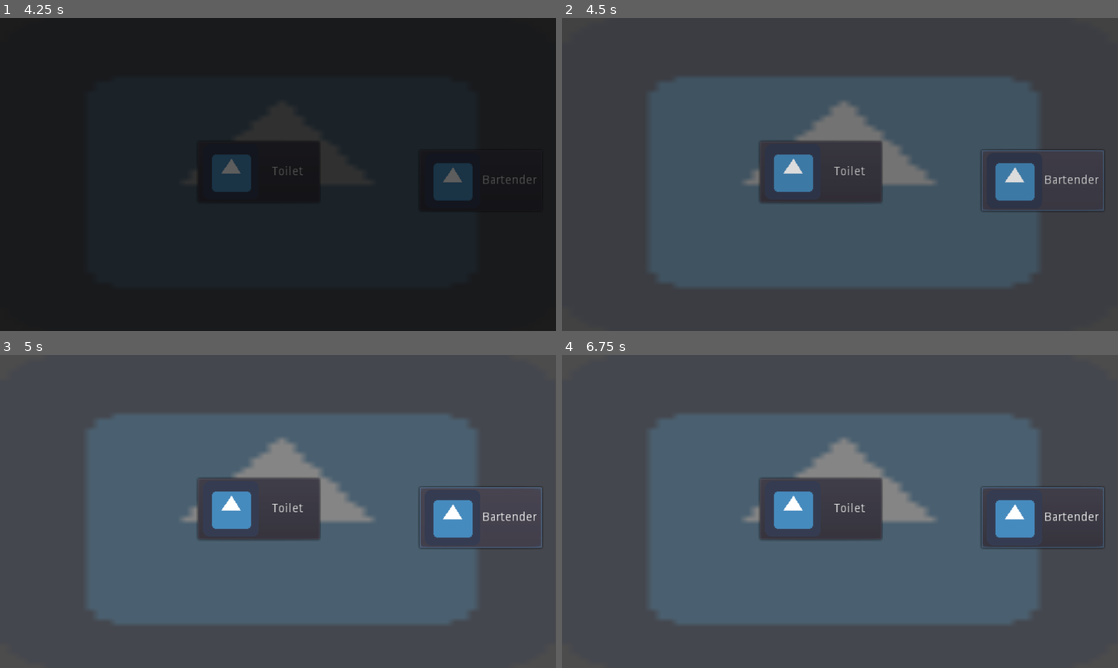
Above: before the commit, frames 1-4 (two rows, left to right).
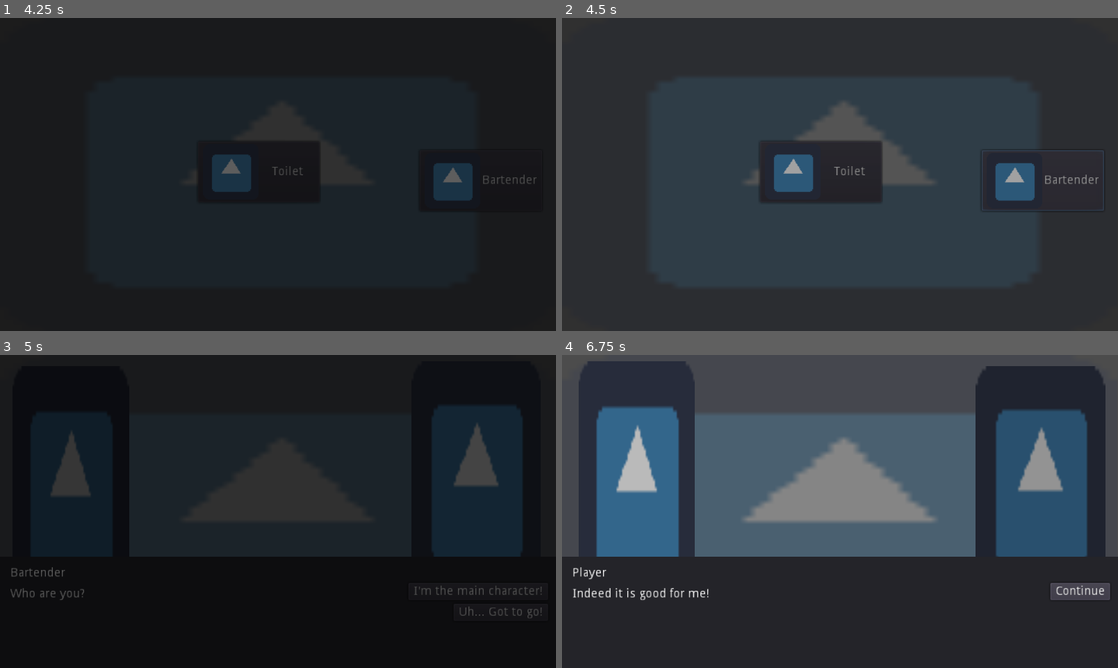
Above: after the commit, the same moments.

Repository: godofgrunts/p-a-c-rpg
Game: Godot game, scene res://scenes/Game.tscn
Same seed, same stepped clock (60 frames per second), same inputs: the game is played once before the commit and once after it. The engine's default icon, where the game draws it, is replaced by a stand-in: a white triangle on a blue panel in a dark square.
Inputs (mouse positions are in pixels of both pictures, inside the frame that each line leads up to):
- Up to frame 1 (4.25 s): click "Town 1" at 0.5 s; click "Market" at 1.25 s; click "Town Hall" at 2 s; click "Inn" at 2.75 s; click "Pub" at 3.5 s
- Up to frame 2 (4.5 s): click "Bartender" at 4.25 s
- Up to frame 3 (5 s): no input
- Up to frame 4 (6.75 s): click (1040, 592) at 5 s, where only the run after the commit has a clickable "I'm the main character!"; click (1079, 592) at 5.75 s, where only the run after the commit has a clickable "Continue"; click (1079, 592) at 6.5 s, where only the run after the commit has a clickable "Continue"

Frame 1 is identical in both runs. In frame 2, 41% of the frame differs, in the area x 16-98%, y 19-86%; in frame 3, 97%, in the area x 0-100%, y 0-100%; in frame 4, 66%.

Commit message:
Added Dialogue scene and example.

Diff:
--- /dev/null
+++ b/dialogues/town1/dialogue_1.json
@@ -0,0 +1,59 @@
+{
+	"Force" : 0,
+	"Random": 0,
+	"Nodes" :
+	 [
+
+		{
+			"id"      : 0,
+            "name"    : "Bartender",
+            "is_player" : 0,
+			"text"    : "Who are you?",
+			"next_id" : 1,
+            "choices" :
+            [
+
+				{
+					"text"    : "I'm the main character!",
+					"next_id" : 1
+				},
+
+				{
+					"text"    : "Uh... Got to go!",
+					"next_id" : -1
+				}
+			]
+        },
+
+		{
+			"id"        : 1,
+            "name"      : "Player",
+            "is_player" : 1,
+			"text"    : "I'm the player!",
+			"next_id" : 2,
+			"choices" : []
+
+		},
+
+		{
+			"id"      : 2,
+            "name"    : "Bartender",
+            "is_player" : 0,
+			"text"    : "Good for you!",
+			"next_id" : 3,
+			"choices" : []
+        },
+
+		{
+			"id"      : 3,
+            "name"    : "Player",
+            "is_player" : 1,
+			"text"    : "Indeed it is good for me!",
+			"next_id" : -1,
+			"choices" : []
+		}
+
+
+	]
+
+}
--- /dev/null
+++ b/scenes/UI/Dialogue.tscn
@@ -0,0 +1,148 @@
+[gd_scene load_steps=5 format=2]
+
+[ext_resource path="res://scripts/controls/dialogue_manager.gd" type="Script" id=1]
+[ext_resource path="res://icon.png" type="Texture" id=2]
+
+[sub_resource type="Animation" id=2]
+length = 0.3
+tracks/0/type = "value"
+tracks/0/path = NodePath("Player:self_modulate")
+tracks/0/interp = 2
+tracks/0/loop_wrap = true
+tracks/0/imported = false
+tracks/0/enabled = true
+tracks/0/keys = {
+"times": PoolRealArray( 0, 0.3 ),
+"transitions": PoolRealArray( 1, 1 ),
+"update": 0,
+"values": [ Color( 1, 1, 1, 1 ), Color( 0.309804, 0.309804, 0.309804, 1 ) ]
+}
+tracks/1/type = "value"
+tracks/1/path = NodePath("Player:position")
+tracks/1/interp = 2
+tracks/1/loop_wrap = true
+tracks/1/imported = false
+tracks/1/enabled = true
+tracks/1/keys = {
+"times": PoolRealArray( 0, 0.3 ),
+"transitions": PoolRealArray( 1, 1 ),
+"update": 0,
+"values": [ Vector2( 25, 0 ), Vector2( 8, 20 ) ]
+}
+
+[sub_resource type="Animation" id=3]
+resource_name = "npc_fade"
+length = 0.3
+tracks/0/type = "value"
+tracks/0/path = NodePath("NPC:position")
+tracks/0/interp = 2
+tracks/0/loop_wrap = true
+tracks/0/imported = false
+tracks/0/enabled = true
+tracks/0/keys = {
+"times": PoolRealArray( 0, 0.3 ),
+"transitions": PoolRealArray( 1, 1 ),
+"update": 0,
+"values": [ Vector2( 470, 0 ), Vector2( 480, 20 ) ]
+}
+tracks/1/type = "value"
+tracks/1/path = NodePath("NPC:self_modulate")
+tracks/1/interp = 2
+tracks/1/loop_wrap = true
+tracks/1/imported = false
+tracks/1/enabled = true
+tracks/1/keys = {
+"times": PoolRealArray( 0, 0.3 ),
+"transitions": PoolRealArray( 1, 1 ),
+"update": 0,
+"values": [ Color( 1, 1, 1, 1 ), Color( 0.309804, 0.309804, 0.309804, 1 ) ]
+}
+
+[node name="Dialogue" type="Control"]
+anchor_right = 1.0
+anchor_bottom = 1.0
+script = ExtResource( 1 )
+file_name = "res://dialogues/town1/dialogue_1.json"
+
+[node name="Player" type="Sprite" parent="."]
+self_modulate = Color( 0.309804, 0.309804, 0.309804, 1 )
+position = Vector2( 8, 20 )
+scale = Vector2( 2.09851, 4.40271 )
+texture = ExtResource( 2 )
+centered = false
+
+[node name="NPC" type="Sprite" parent="."]
+self_modulate = Color( 0.309804, 0.309804, 0.309804, 1 )
+position = Vector2( 480, 20 )
+scale = Vector2( 2.32625, 4.21516 )
+texture = ExtResource( 2 )
+centered = false
+
+[node name="AnimationPlayer" type="AnimationPlayer" parent="."]
+anims/player_fade = SubResource( 2 )
+
+[node name="AnimationNPC" type="AnimationPlayer" parent="."]
+anims/npc_fade = SubResource( 3 )
+
+[node name="DialogueUI" type="Panel" parent="."]
+margin_top = 232.0
+margin_right = 640.0
+margin_bottom = 360.0
+
+[node name="DialogueName" type="RichTextLabel" parent="DialogueUI"]
+margin_left = 12.0
+margin_top = 12.0
+margin_right = 628.0
+margin_bottom = 27.0
+rect_min_size = Vector2( 616, 15 )
+text = "Sir Rupert Bartholomew III"
+
+[node name="DialogueText" type="RichTextLabel" parent="DialogueUI"]
+margin_left = 12.0
+margin_top = 36.0
+margin_right = 557.0
+margin_bottom = 116.0
+rect_min_size = Vector2( 545, 80 )
+text = "Hello World! Here be some text!"
+
+[node name="Control" type="Control" parent="DialogueUI"]
+margin_left = 564.0
+margin_top = 30.0
+margin_right = 628.0
+margin_bottom = 110.0
+rect_min_size = Vector2( 64, 80 )
+
+[node name="DialogueButton" type="Button" parent="DialogueUI/Control"]
+margin_right = 67.0
+margin_bottom = 20.0
+grow_horizontal = 0
+grow_vertical = 0
+rect_min_size = Vector2( 64, 20 )
+text = "Choice 1"
+
+[node name="DialogueButton2" type="Button" parent="DialogueUI/Control"]
+margin_top = 24.0
+margin_right = 67.0
+margin_bottom = 44.0
+grow_horizontal = 0
+grow_vertical = 0
+rect_min_size = Vector2( 64, 20 )
+text = "Choice 2"
+
+[node name="DialogueButton3" type="Button" parent="DialogueUI/Control"]
+margin_top = 48.0
+margin_right = 67.0
+margin_bottom = 68.0
+grow_horizontal = 0
+grow_vertical = 0
+rect_min_size = Vector2( 64, 20 )
+text = "Choice 3"
+
+[node name="DialogueButton4" type="Button" parent="DialogueUI/Control"]
+margin_top = 72.0
+margin_right = 67.0
+margin_bottom = 92.0
+grow_horizontal = 0
+grow_vertical = 0
+rect_min_size = Vector2( 64, 20 )
+text = "Choice 4"
--- a/scenes/maps/Town1Pub.tscn
+++ b/scenes/maps/Town1Pub.tscn
@@ -1,8 +1,9 @@
-[gd_scene load_steps=4 format=2]
+[gd_scene load_steps=5 format=2]
 
 [ext_resource path="res://scripts/controls/world_controller.gd" type="Script" id=1]
 [ext_resource path="res://icon.png" type="Texture" id=2]
-[ext_resource path="res://scenes/transitions/TransAnimations.tscn" type="PackedScene" id=3]
+[ext_resource path="res://scripts/controls/travel_button.gd" type="Script" id=3]
+[ext_resource path="res://scenes/transitions/TransAnimations.tscn" type="PackedScene" id=4]
 
 [node name="Town1Pub" type="Control"]
 anchor_right = 1.0
@@ -29,6 +30,8 @@
 margin_bottom = 222.0
 text = "Bartender"
 icon = ExtResource( 2 )
+script = ExtResource( 3 )
+SceneToGoTo = "res://scenes/maps/Town1PubBartender.tscn"
 
 [node name="Town1PubToilet" type="Button" parent="Locations"]
 margin_left = 228.0
--- /dev/null
+++ b/scenes/maps/Town1PubBartender.tscn
@@ -0,0 +1,21 @@
+[gd_scene load_steps=5 format=2]
+
+[ext_resource path="res://scripts/controls/world_controller.gd" type="Script" id=1]
+[ext_resource path="res://icon.png" type="Texture" id=2]
+[ext_resource path="res://scenes/transitions/TransAnimations.tscn" type="PackedScene" id=3]
+[ext_resource path="res://scenes/UI/Dialogue.tscn" type="PackedScene" id=4]
+
+[node name="Town1PubBartender" type="Control"]
+anchor_right = 1.0
+anchor_bottom = 1.0
+script = ExtResource( 1 )
+
+[node name="icon" type="Sprite" parent="."]
+self_modulate = Color( 1, 1, 1, 0.317647 )
+scale = Vector2( 9.98438, 5.64062 )
+texture = ExtResource( 2 )
+centered = false
+
+[node name="TransAnimations" parent="." instance=ExtResource( 3 )]
+
+[node name="Dialogue" parent="." instance=ExtResource( 4 )]
--- /dev/null
+++ b/scripts/controls/dialogue_manager.gd
@@ -0,0 +1,155 @@
+#----NOTES:
+#--Curent script supports up to 4 possible answers, if you need more make sure to set up the buttons and
+#change the number acordingly at the clamp() function
+#--Conditionals are not Implemented, if you need conditionals concider the solution found at:
+# https://godotengine.org/asset-library/asset/273
+#--This is a very simple demo, made for people getting started with json parsing / graph traversing
+#--The setup of this graph traversion is perfect for loops and jumping around, but due to the free form
+#of the json format and id tracking you could get mixed up quite fast, quite easily, if you need a really
+#intricate dialogue mapping it out on papper or drawing software is advised
+#--Force and Random are stored as a common typecast int->bool (where 0 == false else true)
+
+#----HOW TO----#
+#-- Get a reference of the script in whatever way you prefer
+#-- Use LoadFile(string x) and pass it the name of the dialogue file you want loaded (IMPORTANT: path and extension are already set, do not add the .json extension)
+#-- Call StartDialogue() whenever you want the dialogue to start
+#-- The rest is handled in the script already , and the buttons are updated dynamicly.
+
+extends Control
+
+#---File---#
+export (String, FILE, "*.json") var file_name  # You could pass a new file here on area body enter or whenever you feel like
+var nodes # containes all the nodes of the current dialogue
+
+
+#----DATA (from file)-----#
+var curent_node_id = -1 # handles the current node we are traversing Note: -1 exits the dialogue
+var curent_node_name # name of the speaker
+var curent_node_text # dialogue text
+var curent_node_next_id # connect to the next node Note: ignored if curent_node_choices has things inside
+var curent_node_choices = [] # If you want more than one possible answear, you should fill this up
+var is_player
+
+var force = false # force start the dialogue
+var random = false # Start from random node
+
+#------UI--------#
+onready var dialogueText = $DialogueUI/DialogueText
+onready var dialoguePanel = $DialogueUI #Less rewritting if you want to move the script to another object
+onready var dialogueName = $DialogueUI/DialogueName
+onready var dialogueButtons = [$DialogueUI/Control/DialogueButton,$DialogueUI/Control/DialogueButton2,$DialogueUI/Control/DialogueButton3,$DialogueUI/Control/DialogueButton4]
+onready var player = $Player
+onready var npc = $NPC
+onready var anim_player = $AnimationPlayer
+onready var anim_npc = $AnimationNPC
+
+
+
+func _ready():
+	rand_seed(OS.get_unix_time())
+	#----HERE FOR PREVIEW----#
+	LoadFile(file_name)
+	StartDialogue()
+
+
+func LoadFile(fname):
+	file_name = fname
+	var file = File.new()
+	if file.file_exists(file_name):
+		file.open(file_name, file.READ)
+		var json_result = parse_json(file.get_as_text())
+		force = bool(json_result["Force"])
+		random = bool(json_result["Random"])
+		curent_node_id = 0
+		nodes = json_result["Nodes"]
+
+	else:
+		print("Dialogue: File Open Error")
+	file.close()
+	if force:
+		StartDialogue()
+
+#-----Traversing Graph-----#
+func StartDialogue():
+	if nodes:
+		if random:
+			var temp = []
+			for x in nodes:
+				temp.append(x["id"])
+			curent_node_id = temp[randi()%temp.size()]
+		else:
+			curent_node_id = 0
+		HandleNode()
+	else:
+		print("Dialogue: Could not Find Nodes")
+
+func EndDialogue():
+	curent_node_id = -1
+	WorldState.previous_scene.pop_back()
+	SignalManager.emit_signal("change_scene", WorldState.previous_scene[-1])
+
+func NextNode(id):
+	curent_node_id = id
+	HandleNode()
+
+#----Handle Current Node-----#
+func HandleNode():
+	if curent_node_id < 0 :
+		EndDialogue()
+	else:
+		if !GrabNode(curent_node_id):
+			EndDialogue()
+	UpdateUI()
+
+func GrabNode(id):
+	for node in nodes:
+		if int(node["id"]) == id:
+			is_player = node["is_player"]
+			curent_node_name = node["name"]
+			curent_node_text = node["text"]
+			curent_node_next_id = int(node["next_id"])
+			curent_node_choices = node["choices"]
+			return true
+	return false
+
+#----Update UI-----#
+func UpdateUI():
+	if is_player == 1:
+		if is_player == 1 and player.position.x == 8:
+			anim_npc.play("npc_fade")
+			anim_player.play_backwards("player_fade")
+	else:
+		if is_player == 0 and npc.position.x == 480:
+			anim_player.play("player_fade")
+			anim_npc.play_backwards("npc_fade")
+	if curent_node_id >= 0:
+		dialoguePanel.show()
+		for x in dialogueButtons:
+			x.hide()
+			#disconnect buttons
+			if dialogueButtons[0].is_connected("pressed",self,"_on_Button_Pressed"):
+				dialogueButtons[0].disconnect("pressed",self,"_on_Button_Pressed")
+
+		dialogueName.text = curent_node_name
+		dialogueText.text = curent_node_text
+		if curent_node_choices.size() > 0:
+			for x in clamp(curent_node_choices.size(),0,3):
+				dialogueButtons[x].text = curent_node_choices[x]["text"]
+
+				#connecto to button
+				dialogueButtons[x].connect("pressed",self,"_on_Button_Pressed", [curent_node_choices[x]["next_id"]])
+
+				dialogueButtons[x].show()
+
+		else:
+			dialogueButtons[0].text = "Continue"
+			dialogueButtons[0].show()
+			#connect to the button
+			dialogueButtons[0].connect("pressed",self,"_on_Button_Pressed", [curent_node_next_id])
+
+	else:
+		dialoguePanel.hide()
+
+#-----On Button Pressed-----#
+func _on_Button_Pressed(id):
+	NextNode(id)
Not shown: 1 places in scenes/maps/Town1Pub.tscn that only renumber resources
